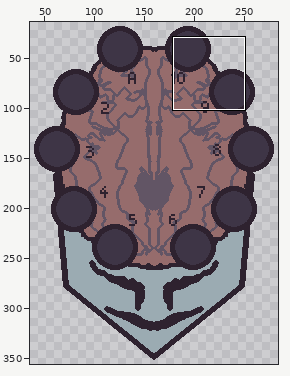
Pixel-art file: art/UI/Study Journal/weapon_memory.aseprite. Above, an overview of the earlier version with the close-up marked.
Close-up. Before the edit:
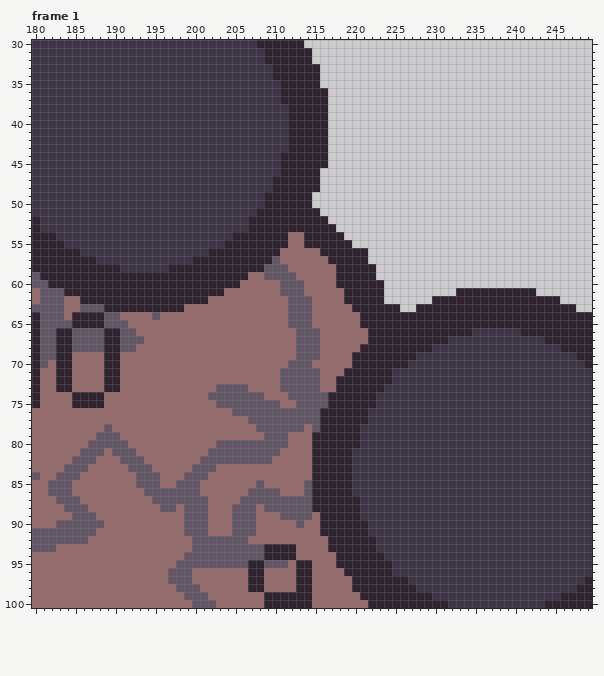
320x360 pixels, 2 frames. Shown: frame 1: x 180..249, y 30..100. The wide view leaves out empty margins. The commit also changed other frames or places, which this record leaves out.
After the commit:
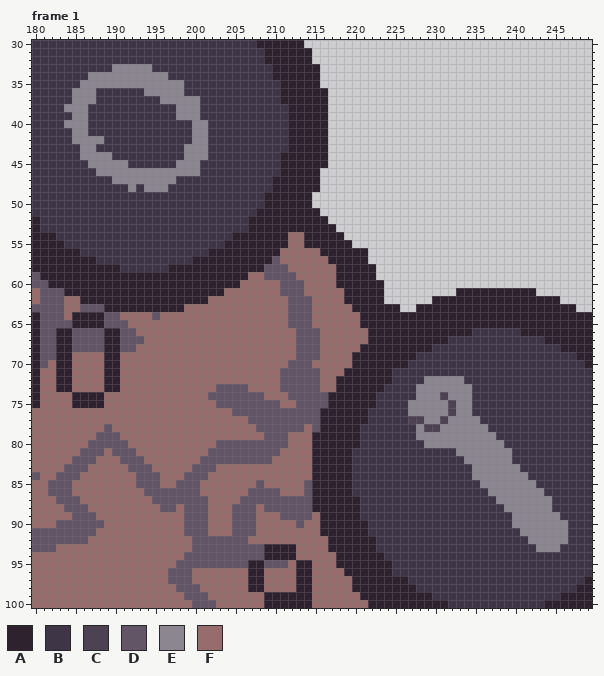
Palette (. is transparent): A #2e222f  B #3e3546  C #4c4252  D #625565  E #8b8690  F #966c6c
Change:
layer "Circle_Base" opacity 40% added
Frame 1, layer "Circle_Base":
Colour B gives way to colour C in row 74 at x 231; in rows 75 to 76 at x 232; in row 77 at x 227 to 228 and 231; in row 78 at x 229 to 230.
Colour B gives way to colour E in row 33 at x 190 to 194; in row 34 at x 187 to 196; in row 35 at x 186 to 198; in row 36 at x 185 to 187 and 194 to 198; in row 37 at x 185 to 187 and 196 to 200; in row 38 at x 184 to 186 and 198 to 200.
Colour B gives way to colour E in row 39 at x 185 to 186 and 198 to 200; in row 40 at x 184 to 186 and 200 to 201; in row 41 at x 185 to 186 and 200 to 201; in row 42 at x 185 to 188 and 200 to 201; in row 43 at x 186 to 187 and 199 to 201; in row 44 at x 186 to 189 and 199 to 201.
Colour B gives way to colour E in row 45 at x 187 to 191 and 198 to 200; in row 46 at x 188 to 200; in row 47 at x 190 to 197; in row 48 at x 192 and 194 to 196; in row 72 at x 229 to 233; in row 73 at x 228 to 234.
Colour B gives way to colour E in row 74 at x 228 to 230 and 232 to 234; in rows 75 to 76 at x 227 to 231 and 233 to 234; in row 77 at x 229 to 230 and 232 to 235; in row 78 at x 228 and 231 to 236; in row 79 at x 228 to 237; in row 80 at x 229 to 238.
Colour B gives way to colour E in row 81 at x 233 to 239; in row 82 at x 234 to 239; in row 83 at x 235 to 240; in row 84 at x 235 to 241; in row 85 at x 236 to 242; in row 86 at x 237 to 243.
Colour B gives way to colour E in row 87 at x 238 to 244; in row 88 at x 239 to 244; in row 89 at x 240 to 245; in row 90 at x 240 to 246; in row 91 at x 241 to 246; in row 92 at x 242 to 246.
Colour B gives way to colour E in row 93 at x 243 to 245.
Pixel boxes of the changes (left, top, right, bottom) in both close-ups:
changed: (64, 64, 208, 192)
changed: (408, 376, 568, 552)
